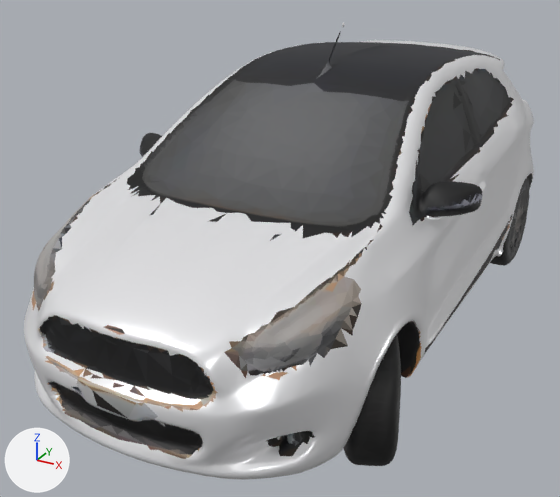
An edit to the glTF model assets/cars/figo.glb, drawn before and after from the same camera.
The view is the same before and after, from a 50 mm camera at (1.82, -3.82, 2.32) aimed at (-0.14, -0.25, 0.53). Arrows for +X, +Y and +Z are at lower left; the lights stay in place. The first picture is the older version. Where no turn or scale is listed for an object, it has been applied to the vertices. Vertices at exactly the same position are counted once.

Names of what the first picture shows: 'Body', 'figo.001', 'figo.003'.
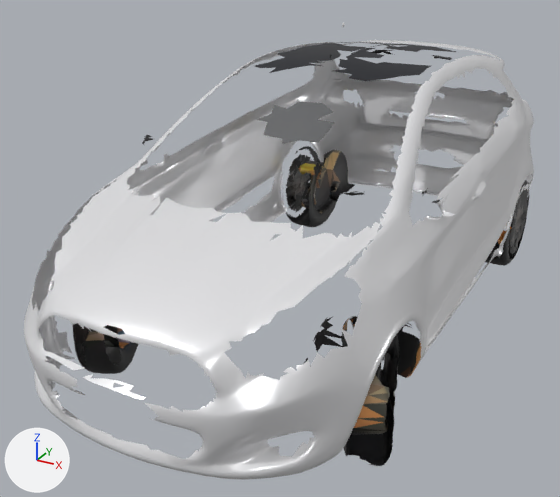
What differs and where, as boxes (x1, y1, x2, y2) in the pictures (560 x 497 px):
part 1 of me_tripo_mesh_31f3973f_2310_47d9_a498_41164192c6ea, cut back
    before: (32, 31, 533, 466)
part 2 of me_tripo_mesh_31f3973f_2310_47d9_a498_41164192c6ea, edited (looks the same)
    both: (142, 42, 456, 331)
'figo.001', unchanged, uncovered by the edit
    before: (344, 331, 421, 455)
    after: (341, 316, 421, 466)
'figo.004', unchanged, uncovered by the edit
    after: (283, 146, 355, 227)
'figo.002', unchanged, uncovered by the edit
    after: (73, 323, 138, 374)

Patch to the scene script:
```diff
--- a/assets/cars/figo.glb.py
+++ b/assets/cars/figo.glb.py
@@ mat_rest_001 @@
+mat_rest_001 = bpy.data.materials.new('Rest.001')
+mat_rest_001.use_nodes = True; mat_rest_001.node_tree.nodes.clear()
+_N = mat_rest_001.node_tree.nodes; _L = mat_rest_001.node_tree.links
+n0 = _N.new('ShaderNodeBsdfPrincipled'); n0.name = 'Principled BSDF'
+n0.inputs[1].default_value = 0.1  # 'Metallic'
+n0.inputs[2].default_value = 0.55  # 'Roughness'
+n1 = _N.new('ShaderNodeOutputMaterial'); n1.name = 'Material Output'
+n2 = _N.new('ShaderNodeVertexColor'); n2.name = 'Color Attribute'
+_L.new(n0.outputs[0], n1.inputs[0])  # 'BSDF' to 'Surface'
+_L.new(n2.outputs[0], n0.inputs[0])  # 'Color' to 'Base Color'
@@ me_tripo_mesh_31f3973f_2310_47d9_a498_41164192c6ea @@
 # used by ob_body; location = (0.0, 0.0, 0.0)
-me_tripo_mesh_31f3973f_2310_47d9_a498_41164192c6ea.from_pydata(...)  # 16880 vertices, 31998 faces; spans x -0.99..0.99, y -1.9..1.9, z 0.01..1.74
+me_tripo_mesh_31f3973f_2310_47d9_a498_41164192c6ea.from_pydata(...)  # 7794 vertices, 13331 faces; spans x -0.95..0.89, y -1.89..1.9, z 0.21..1.74
+# me_tripo_mesh_31f3973f_2310_47d9_a498_41164192c6ea part 1: 2 vertices moved within x -0.84..-0.82, y -0.95..-0.82, z 0.58..0.65; 9073 vertices removed from x -0.99..0.99, y -1.9..1.88, z 0.01..1.7
+# me_tripo_mesh_31f3973f_2310_47d9_a498_41164192c6ea part 2: 779 faces spanning x -0.95..0.86, y -1.34..1.69, z 0.22..1.6 switch from mat_rest to mat_rest_001
+# other edits to the shape of me_tripo_mesh_31f3973f_2310_47d9_a498_41164192c6ea do not show in these pictures
 me_tripo_mesh_31f3973f_2310_47d9_a498_41164192c6ea.materials.append(mat_paint_body)
```
